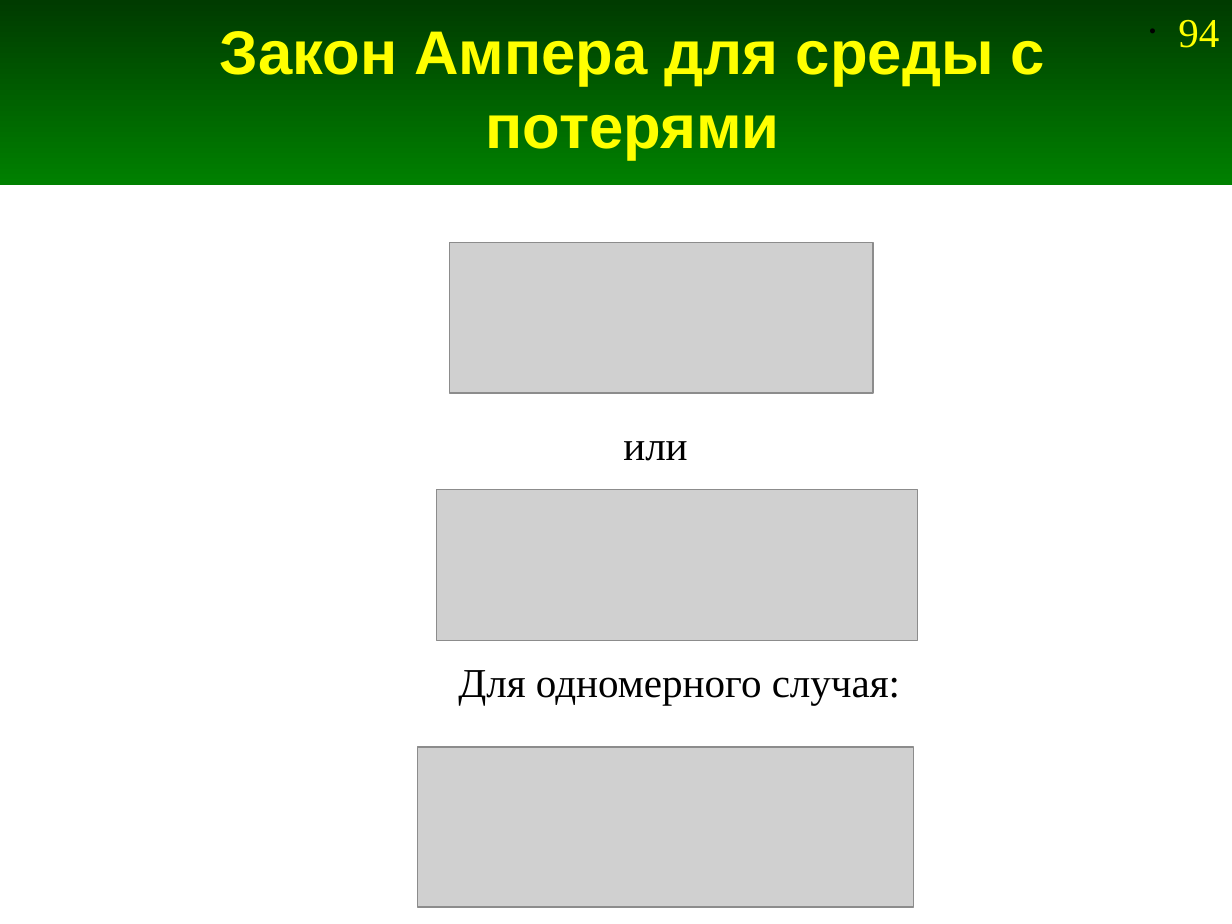
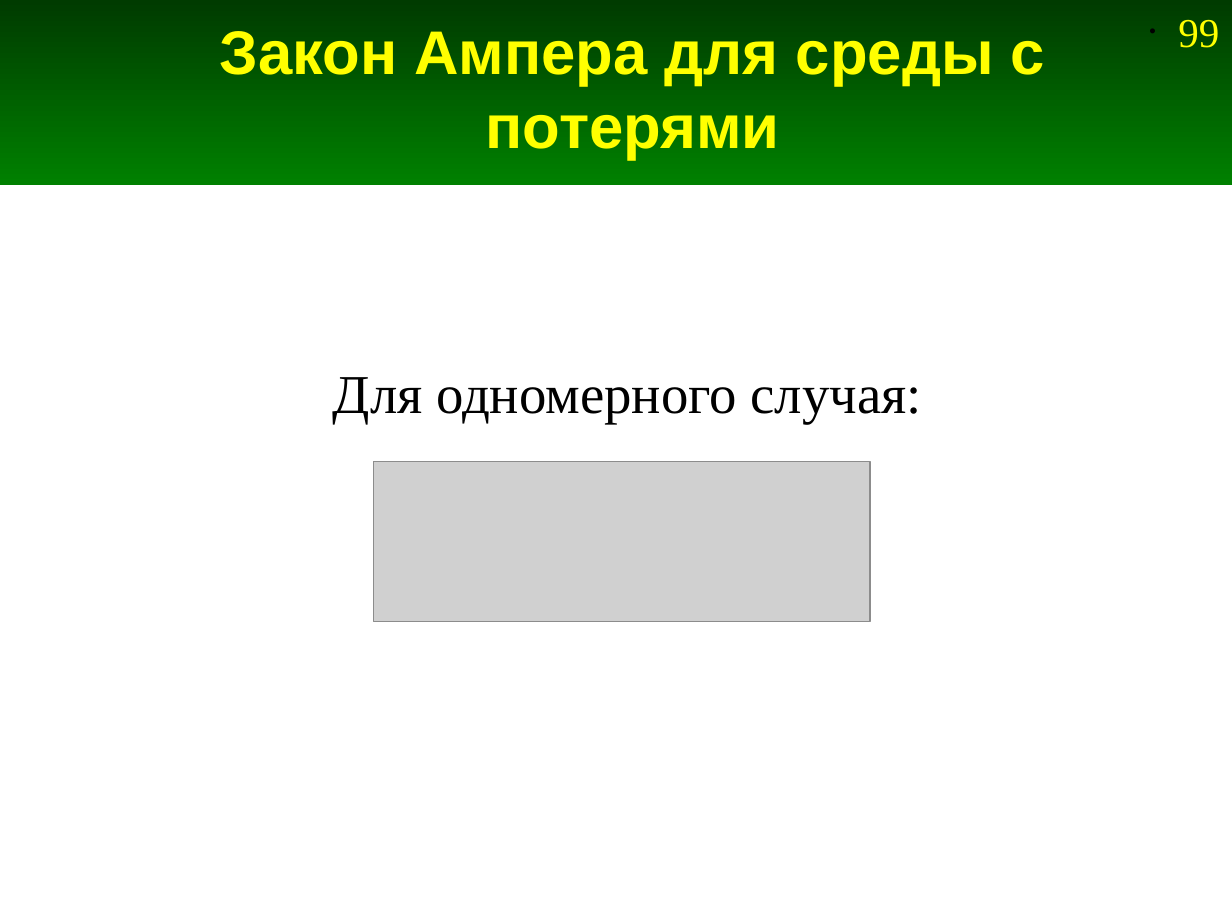
Before and after one commit to andris0147sv/modelling, a slide deck: slide 99 of presentations/2. FDTD.odp (slide 94 before the commit). Drawn at 1232x924 pixels with LibreOffice and Linux fonts; fonts in the diff are those of the drawing; grey boxes stand for pictures. Boxes give left, top, right and bottom in pixels: in the first picture for what was removed or moved away, otherwise in the second. Text is boxed around its words. In the diff, an @@ line names an element or a change of style, - is before the commit and + after.

```diff
--- a/presentations/2. FDTD.odp
+++ b/presentations/2. FDTD.odp
@@ page number at [1178, 19, 1219, 48]: text changed @@
-• 94
+• 99
@@ picture removed at [450, 243, 873, 393] @@
@@ text "Для одномерного случая:": place and size @@
-text "Для одномерного случая:" at [458, 670, 900, 704]
+text "Для одномерного случая:" at [333, 377, 922, 424]
@@ text "Для одномерного случая:" at [333, 377, 922, 424]: size 24 to 32 pt @@
@@ text removed at [623, 441, 687, 461] @@
-или
@@ picture: place and size @@
-picture at [436, 489, 917, 639]
+picture at [373, 462, 870, 622]
@@ picture removed at [418, 747, 914, 907] @@
```
Also in this commit, not shown: 10 other slides changed, 6 slides added, 1 slide removed, 5 other files.
